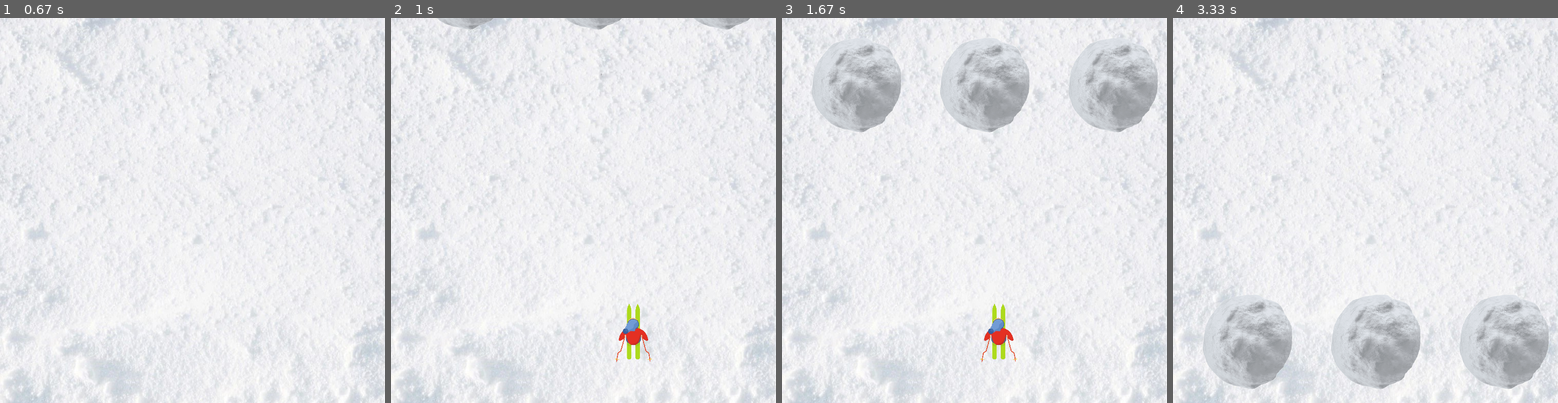
Above: before the commit, frames 1-4 (left to right).
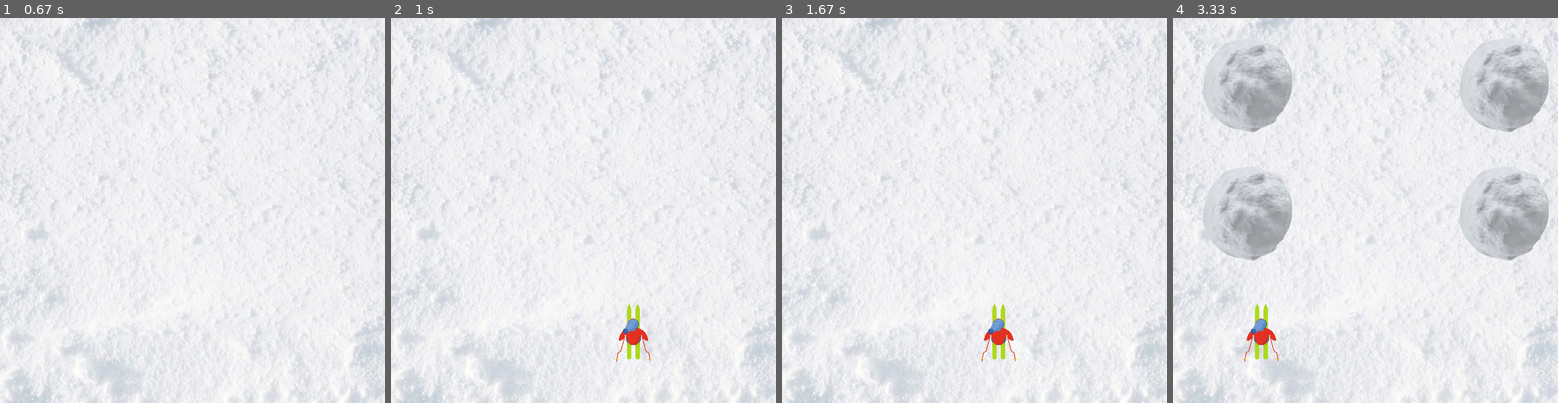
Above: after the commit, the same moments.

Repository: leomccormick/PyGame
Game: pygame game, started from main.py
Same seed, same stepped clock (60 frames per second), same inputs: the game is played once before the commit and once after it.
Inputs:
- Up to frame 1 (0.67 s): hold Right from 0.33 s (still down)
- Up to frame 2 (1 s): release Right at 0.8 s; hold Right from 0.83 s (still down)
- Up to frame 3 (1.67 s): release Right at 1.3 s; hold Left from 1.33 s (still down)
- Up to frame 4 (3.33 s): release Left at 1.87 s; hold Left 1.9-2.3 s; hold Right 2.33-2.97 s; hold Left from 3 s (still down)

Frame 1 is identical in both runs. In frame 2, 0.8% of the frame differs, in the area x 12-94%, y 0-4%; in frame 3, 10%; in frame 4, 25%, in the area x 7-98%, y 5-97%.

Commit message:
gelo concertado

Diff:
--- a/config.py
+++ b/config.py
@@ -58,43 +58,27 @@
 
 situations = [
     [
-        [-1, 2, 2],
-        [-1, 2, 2],
-        [0, 2, 1],
-        [2, 2, 1],
-        [2, 2, 0],
-        [2, 2, 0]
+        [0, 0, 0],
+        [1, 0, 1],
+        [1, 0, 1],
+        [0, 0, 0],
+        [2, 1, 0],
+        [2, 1, 0]
     ],
     [
-        [0, -1, 2],
-        [0, -1, 2],
-        [-1, 1, 0],
-        [-1, 1, 0],
-        [2, 0, 0],
-        [2, 0, 0]
+        [0, 0, 0],
+        [1, 1, 0],
+        [1, 1, 0],
+        [1, 1, 0],
+        [1, 0, 0],
+        [1, 0, 1]
     ],
     [
-        [2, 0, 0],
-        [2, 0, 2],
-        [-1, 0, 1],
-        [2, 0, 1],
-        [2, 0, -1],
-        [2, 0, 2]
-    ],
-    [
+        [0, 0, 0],
         [0, 1, 0],
-        [0, -1, 0],
         [0, 1, 0],
-        [0, -1, 0],
-        [0, 1, 0],
-        [0, -1, 0]
-    ],
-    [
-        [0, 2, 0],
-        [0, -1, 2],
-        [-1, 0, 1],
-        [2, 0, 1],
-        [2, 2, 2],
-        [0, 0, 2]
+        [0, 0, 0],
+        [1, 0, 1],
+        [1, 0, 1]
     ]
 ]
--- a/game_screen.py
+++ b/game_screen.py
@@ -33,22 +33,25 @@
     score = 0
     fase = 1
 
+    issue = [0, 0]
+    situacaoDuracao = 100
+
     while state != DONE:
         clock.tick(FPS)
 
-        if len(all_ice.sprites()) == 0:
-            issue = random.choice(situations)
+        if situacaoDuracao == len(issue)*50:
+            issue = situations[random.randint(0, len(situations)-1)]
             situacaoDuracao = 0
 
-        if situacaoDuracao % 5 == 0:
-            i = int(situacaoDuracao/5)
+        if situacaoDuracao % 50 == 0:
+            i = int(situacaoDuracao/50)
             for gelo in range(len(issue[i])):
-                if issue[i][gelo] != -2:
+                if issue[i][gelo] != 0:
                     IcE = Ice(groups, assets, gelo)
                     all_sprites.add(IcE)
                     all_ice.add(IcE)
 
-        situacaoDuracao += 1/FPS
+        situacaoDuracao += 1
 
         for event in pygame.event.get():
             if event.type == pygame.QUIT:
@@ -71,7 +74,7 @@
 
         all_sprites.update()
 
-        print(player.rect.x)
+        print(issue)
 
         tempo += 1/FPS
 
